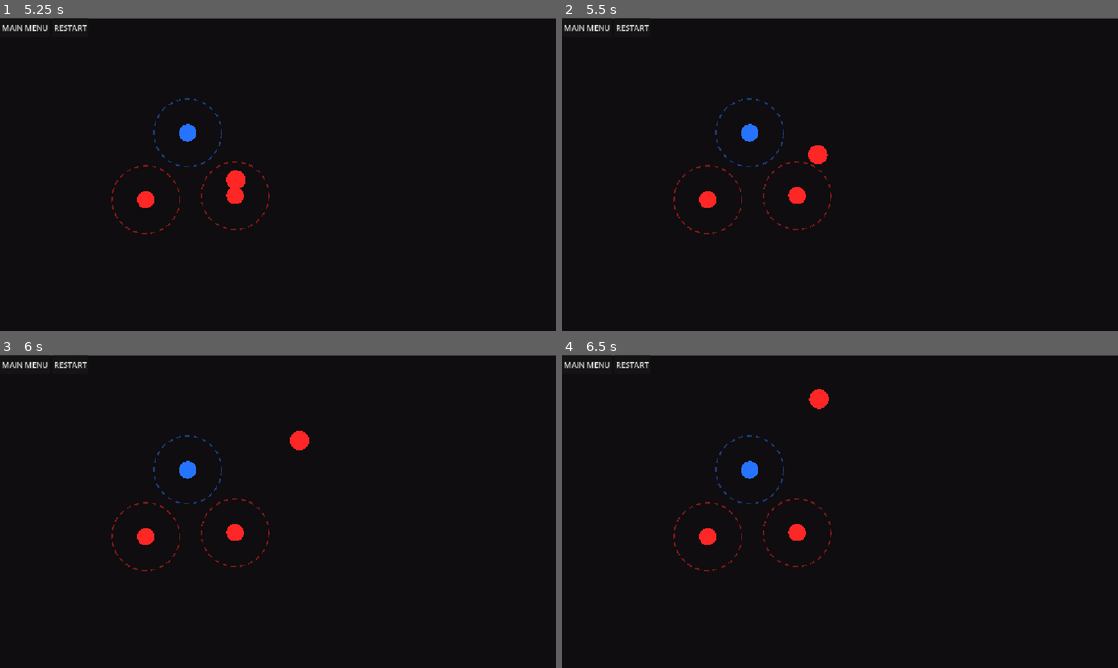
Above: before the commit, frames 1-4 (two rows, left to right).
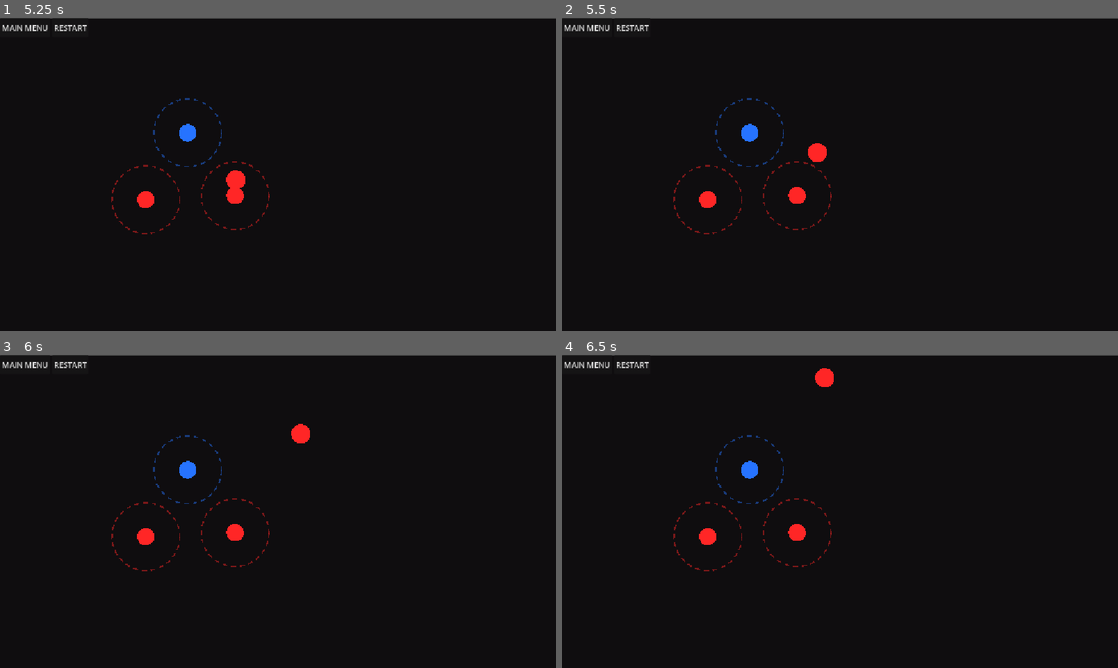
Above: after the commit, the same moments.

Repository: e-neuf/summer-summit-game-jam
Game: Godot game, scene res://levels/Level0.tscn
Same seed, same stepped clock (60 frames per second), same inputs: the game is played once before the commit and once after it. The engine's default icon, where the game draws it, is replaced by a stand-in: a white triangle on a blue panel in a dark square.
Inputs (mouse positions are in pixels of both pictures, inside the frame that each line leads up to):
- Up to frame 1 (5.25 s): click "RESTART" at 0.5 s; click "RESTART" at 1.25 s; click "RESTART" at 2 s; click "MAIN MENU" at 2.75 s; click "PLAY" at 3.5 s; tap Enter at 4.25 s; move the mouse to (144, 199) at 4.27 s; press the mouse at (144, 199) at 4.28 s; hold Right (move_right) from 4.28 s (still down); tap W (jump) at 4.52 s; move the mouse to (189, 133) at 5.02 s; release the mouse at (189, 133) at 5.03 s; tap Space (flip_polarity) at 5.1 s
- Up to frame 2 (5.5 s): keep holding Right (move_right); tap W (jump) at 5.27 s; click (751, 133) at 5.3 s
- Up to frame 3 (6 s): move the mouse to (233, 533) at 5.77 s; release Right (move_right) at 5.78 s; press the mouse at (233, 533) at 5.78 s; hold Left (move_left) from 5.78 s (still down)
- Up to frame 4 (6.5 s): keep holding Left (move_left)

Frame 1 is identical in both runs. In frame 2, less than 0.1% of the frame differs, in the area x 44-48%, y 40-47%; in frame 3, 0.1%; in frame 4, 0.3%, in the area x 44-49%, y 4-18%.

Commit message:
replace attractiveness check function with boolean condition

Diff:
--- a/scripts/magentic_poles.gd
+++ b/scripts/magentic_poles.gd
@@ -55,20 +55,9 @@
 	if body.has_method("kill_attract_mag"):
 		body.kill_attract_mag(self);
 
-
-func check_atrractiveness()-> bool:
-	for m in Global.MC_attract_magnets_in_range:
-		if m==self:
-			return true
-
-	return false
-
 func _on_mouse_entered() -> void:
-	var in_list=check_atrractiveness() # add glow function, i lowkey dont know how to make glow effect
-	##see if self is in the global list
-	##if is, glow?? and set a variable to attractable.
-	## will need a mouse clicked.
-
+	var is_attractive = polarity != Global.Main_character.polarity # add glow function, i lowkey dont know how to make glow effect
+	##if is, glow?? or something
 
 func _on_mouse_exited() -> void:
 	pass # Replace with function body.
@@ -78,8 +67,8 @@
 		#print("help")
 func _on_self_clicked(viewport: Node, event: InputEvent, shape_idx: int):
 	if event.is_action_pressed("mouse_click"):
-		print("help"+ self.name)
-		if(check_atrractiveness() ==true):
+		print("help "+ self.name)
+		if (polarity != Global.Main_character.polarity):
 			print("I am attractive")
 			if Global.Main_character.has_method("attraction"):
 				Global.Main_character.attraction(self);
